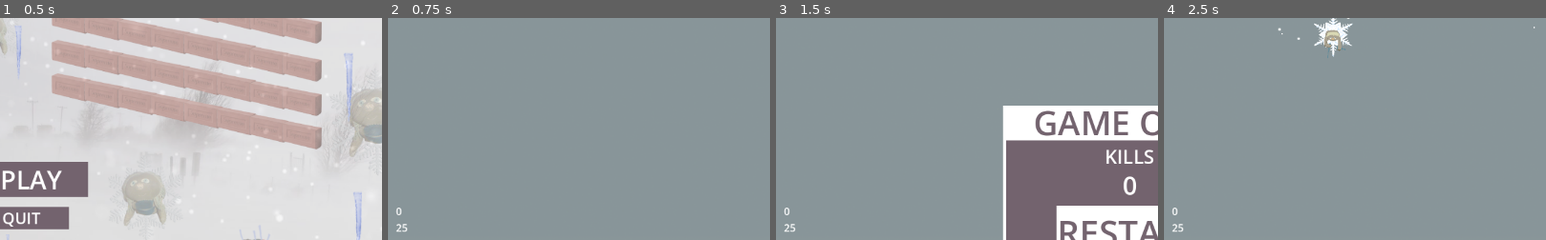
Above: before the commit, frames 1-4 (left to right).
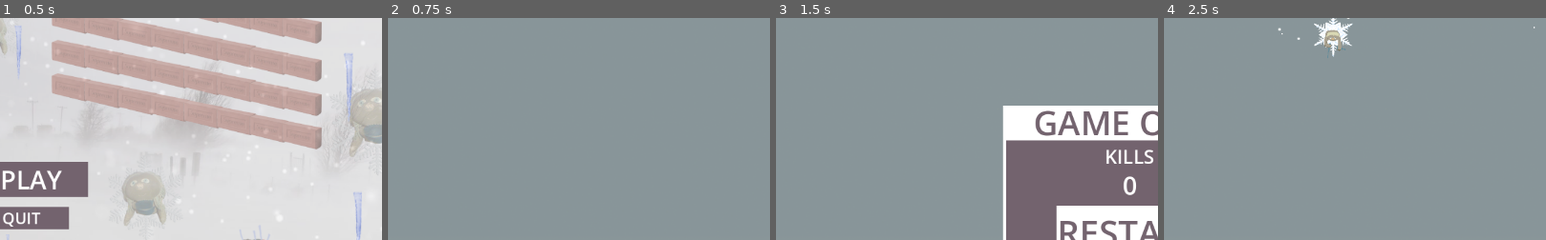
Above: after the commit, the same moments.

Repository: Mistake106/SpaceInvadersClone-GD-4.1.2-
Game: Godot game, scene res://start_menu.tscn
The game is run twice, just before and just after one commit, with the same random seed, the same clock (stepped at 60 frames per second) and the same inputs.
Inputs (mouse positions are % of the whole screen's width and height, from its top left):
- Up to frame 1 (0.5 s): no input
- Up to frame 2 (0.75 s): click "PLAY" at 0.5 s
- Up to frame 3 (1.5 s): click (2, 97) at 1.25 s
- Up to frame 4 (2.5 s): click "RESTART" at 2 s
The pictures show only the part of the screen within x 4-54%, y 2-52%; the shares and areas given below are measured in that part.

Frame 1 is identical in both runs. In frame 2, 0.1% of the frame differs, in the area x 2-5%, y 85-97%; in frame 3, 0.1%; in frame 4, 0.1%.

Commit message:
Small update
Replaced copyright music

Diff:
--- a/icicle_storm.tscn
+++ b/icicle_storm.tscn
@@ -22,6 +22,7 @@
 stream = ExtResource("2_6vqw8")
 
 [node name="Label" type="Label" parent="."]
+visible = false
 offset_left = 32.0
 offset_top = 283.0
 offset_right = 72.0
--- a/project.godot
+++ b/project.godot
@@ -12,7 +12,7 @@
 
 config/name="FluffFall"
 run/main_scene="res://start_menu.tscn"
-config/features=PackedStringArray("4.1", "GL Compatibility")
+config/features=PackedStringArray("4.2", "GL Compatibility")
 config/icon="res://FluffFallIcon.png"
 
 [autoload]
--- a/start_menu.tscn
+++ b/start_menu.tscn
@@ -2,7 +2,7 @@
 
 [ext_resource type="Script" path="res://start_menu.gd" id="1_gqlef"]
 [ext_resource type="Texture2D" uid="uid://c7u434523an72" path="res://MainMenu.png" id="1_rk78m"]
-[ext_resource type="AudioStream" uid="uid://b4yd6i5bc7lih" path="res://MainMenuMusic.mp3" id="3_4k0py"]
+[ext_resource type="AudioStream" uid="uid://tcncpqe1ve5b" path="res://MainMenuTheme.mp3" id="3_6t41a"]
 
 [sub_resource type="StyleBoxFlat" id="StyleBoxFlat_6rrgj"]
 bg_color = Color(0.45098, 0.388235, 0.431373, 1)
@@ -37,8 +37,7 @@
 
 [node name="AudioStreamPlayer2D" type="AudioStreamPlayer2D" parent="."]
 position = Vector2(3, 239)
-stream = ExtResource("3_4k0py")
-volume_db = -15.0
+stream = ExtResource("3_6t41a")
 pitch_scale = 0.96
 
 [connection signal="pressed" from="QuitButton" to="." method="_on_quit_button_pressed"]
Not shown, removed: MainMenuMusic.mp3.import
Not shown, added: MainMenuTheme.mp3.import
Not shown, removed: MainMenuMusic.mp3
Not shown, added: MainMenuTheme.mp3
